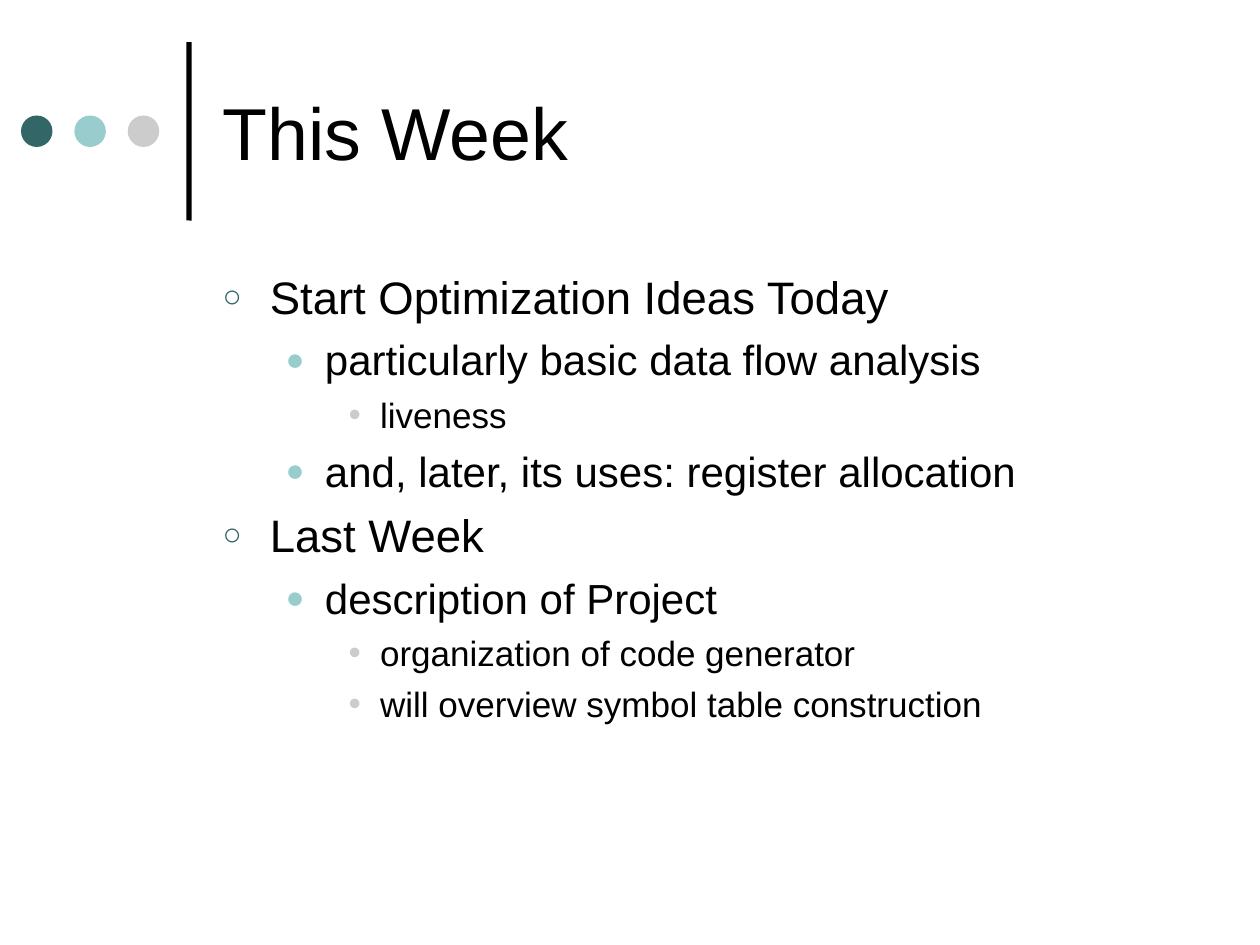
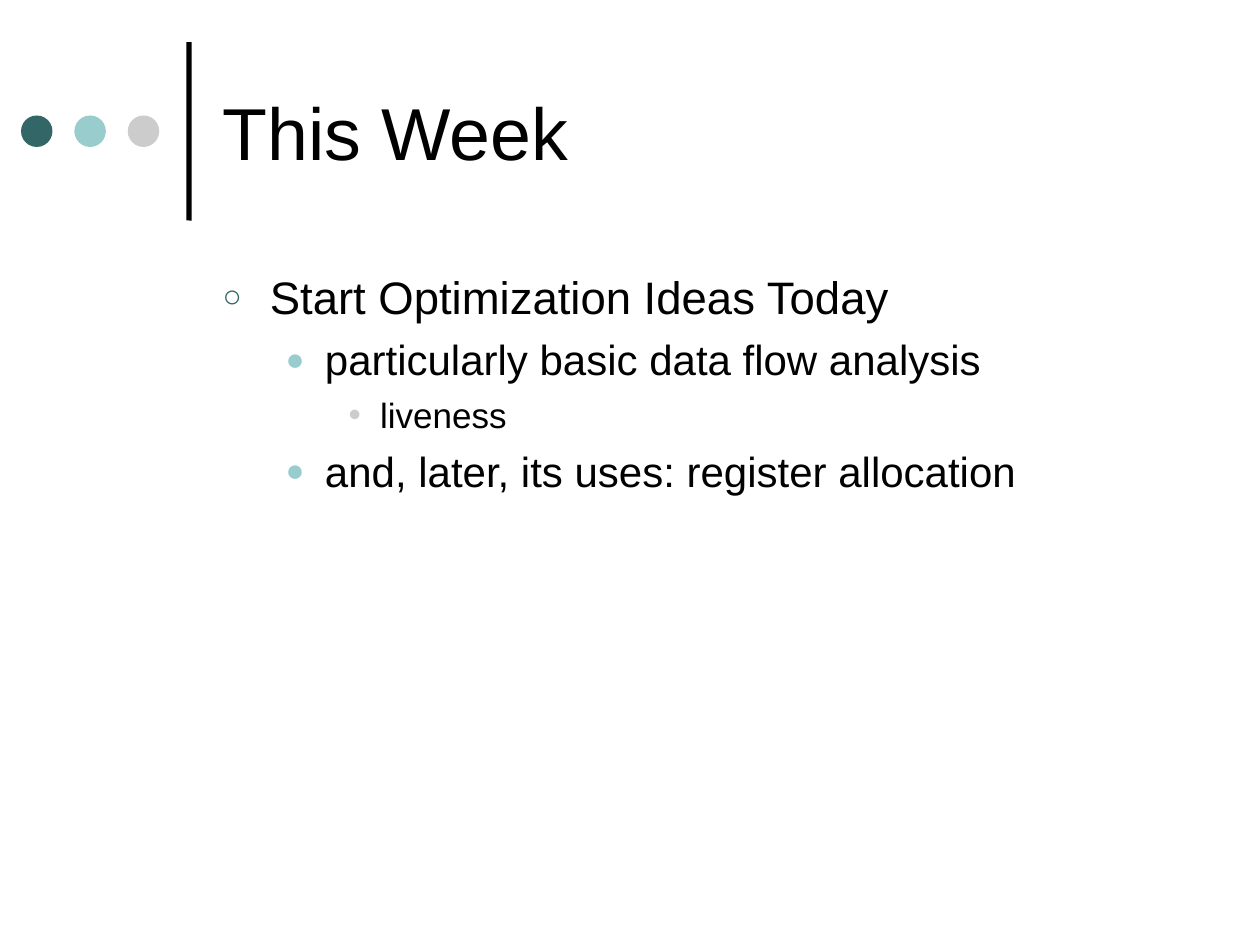
Before and after one commit to harrisonwl/harrisonwl.github.io, a slide deck: slide 2 of assets/courses/compilers/spring2017/slides/Data Flow Analysis 1.ppt. Drawn at 1260x945 pixels with LibreOffice and Linux fonts; fonts in the diff are those of the drawing. Boxes give left, top, right and bottom in pixels: in the first picture for what was removed or moved away, otherwise in the second. Text is boxed around its words. In the diff, an @@ line names an element or a change of style, - is before the commit and + after.

```diff
--- a/assets/courses/compilers/spring2017/slides/Data Flow Analysis 1.ppt
+++ b/assets/courses/compilers/spring2017/slides/Data Flow Analysis 1.ppt
@@ text at (270,519,982,724): paragraphs removed @@
-○ Last Week
-  ● description of Project
-    • organization of code generator
-    • will overview symbol table construction
```
Also in this commit, not shown: 6 other slides changed.
